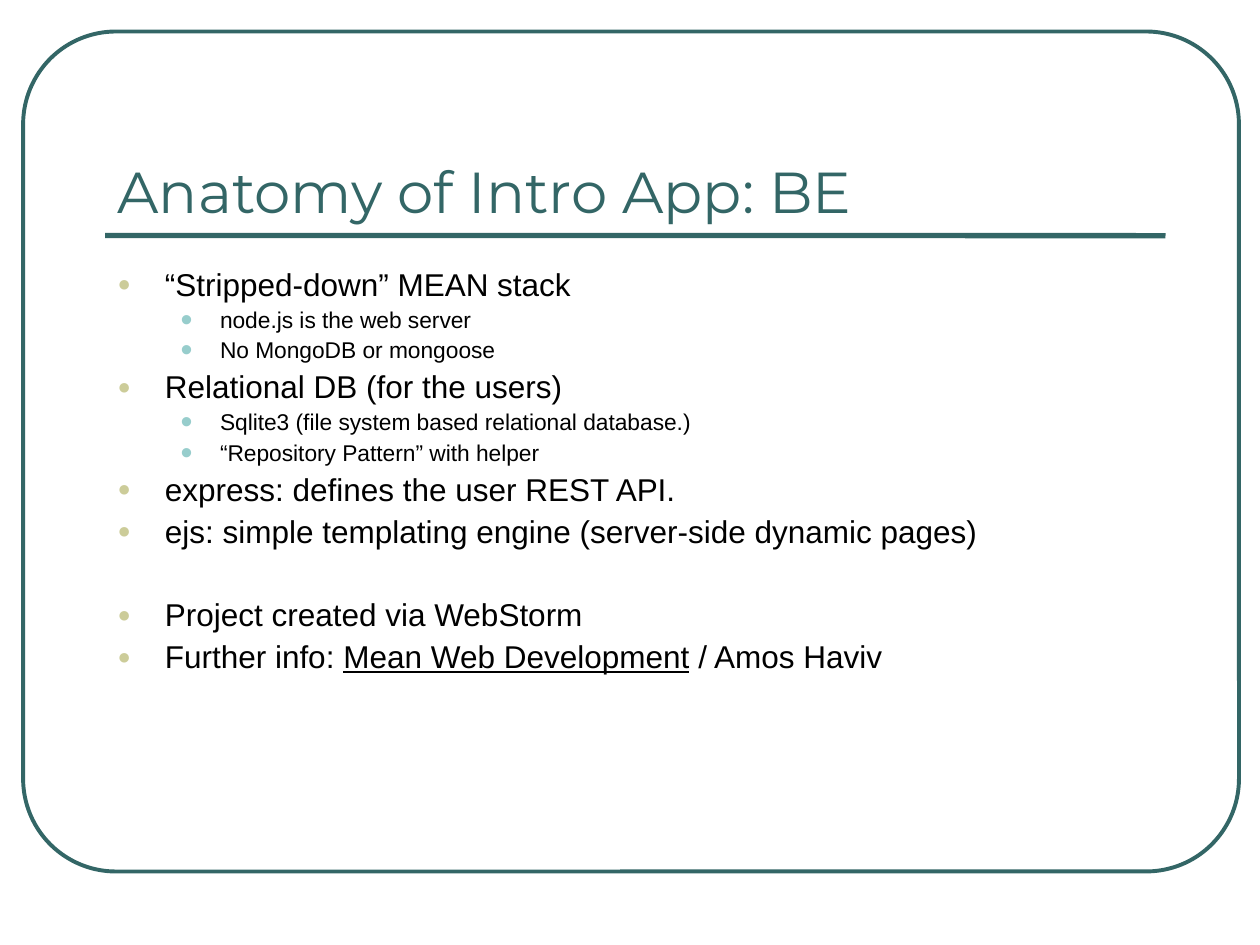
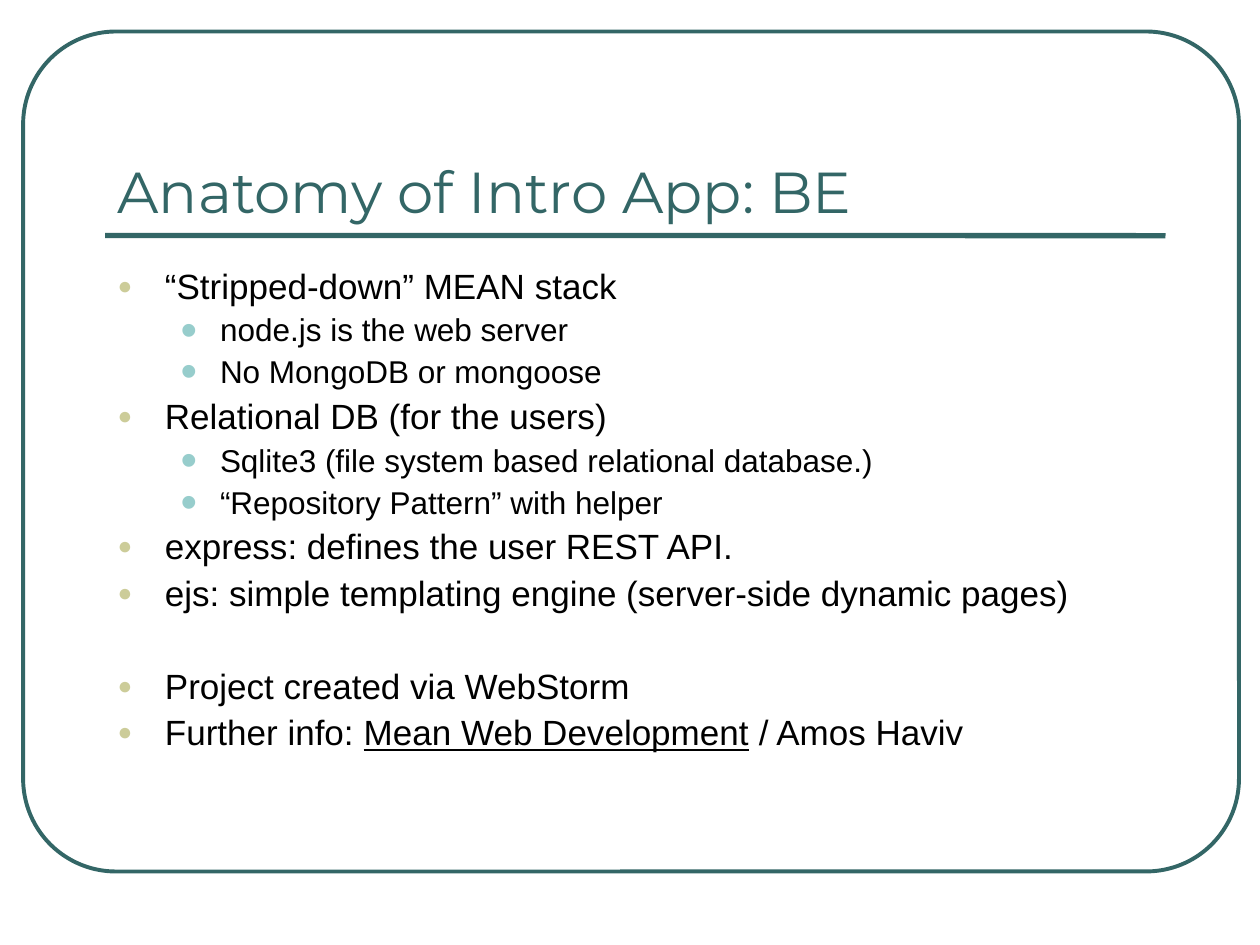
Before and after one commit to ng-al/AngularIntroApp, a slide deck: slide 44 of AngularJS Intro.ppt (slide 40 before the commit). Drawn at 1260x945 pixels with LibreOffice and Linux fonts; fonts in the diff are those of the drawing. Boxes give left, top, right and bottom in pixels: in the first picture for what was removed or moved away, otherwise in the second. Text is boxed around its words. In the diff, an @@ line names an element or a change of style, - is before the commit and + after.

```diff
--- a/AngularJS Intro.ppt
+++ b/AngularJS Intro.ppt
@@ text "“Stripped-down” MEAN stack" at bbox=[165, 273, 1068, 752]: size 18 to 20 pt in "“Stripped-down” MEAN stack", "Relational DB (for the users)", "express: defines the user REST API.", "ejs: simple templating engine (server-side dynamic pages)" and 2 more places; size 13 to 18 pt in "node.js is the web server", "No MongoDB or mongoose", "Sqlite3 (file system based relational database.)", "“Repository Pattern” with helper"; more space between paragraphs @@
```
Also in this commit, not shown: 16 other slides changed, 4 slides added, 1 other file.
